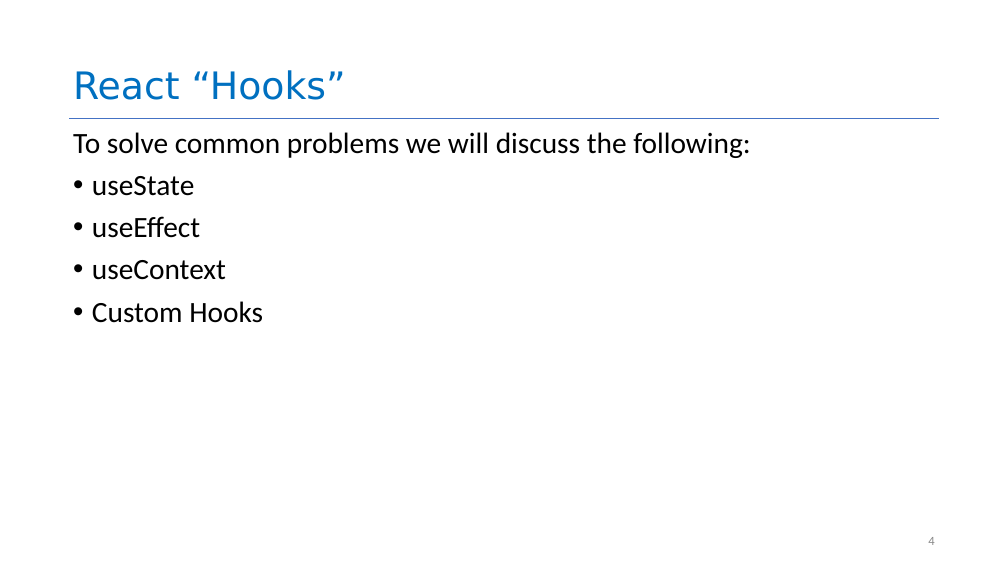
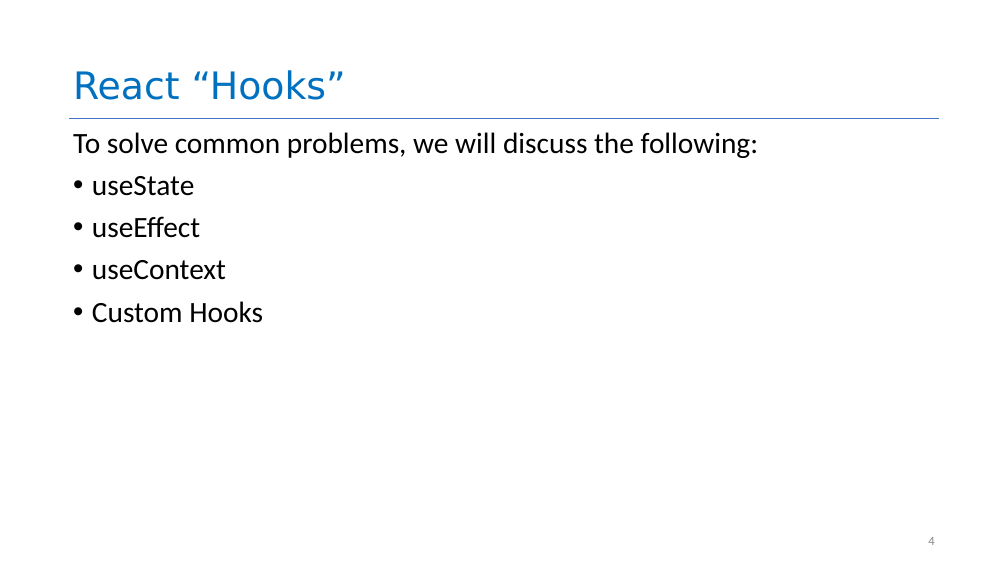
Before and after one commit to neu-se/CS4530-Spring-2023, a slide deck: slide 4 of Slides/Module 08 Patterns of React.pptx. Drawn at 1008x567 pixels with LibreOffice and Linux fonts; fonts in the diff are those of the drawing. Boxes give left, top, right and bottom in pixels: in the first picture for what was removed or moved away, otherwise in the second. Text is boxed around its words. In the diff, an @@ line names an element or a change of style, - is before the commit and + after.

Commit message:
updated mod8 slides to fix typos, clarified instructions for activity

```diff
--- a/Slides/Module 08 Patterns of React.pptx
+++ b/Slides/Module 08 Patterns of React.pptx
@@ text at (73,132,758,158): text changed @@
-To solve common problems we will discuss the following:
+To solve common problems, we will discuss the following:
```
Also in this commit, not shown: 4 other slides changed, 3 other files.
